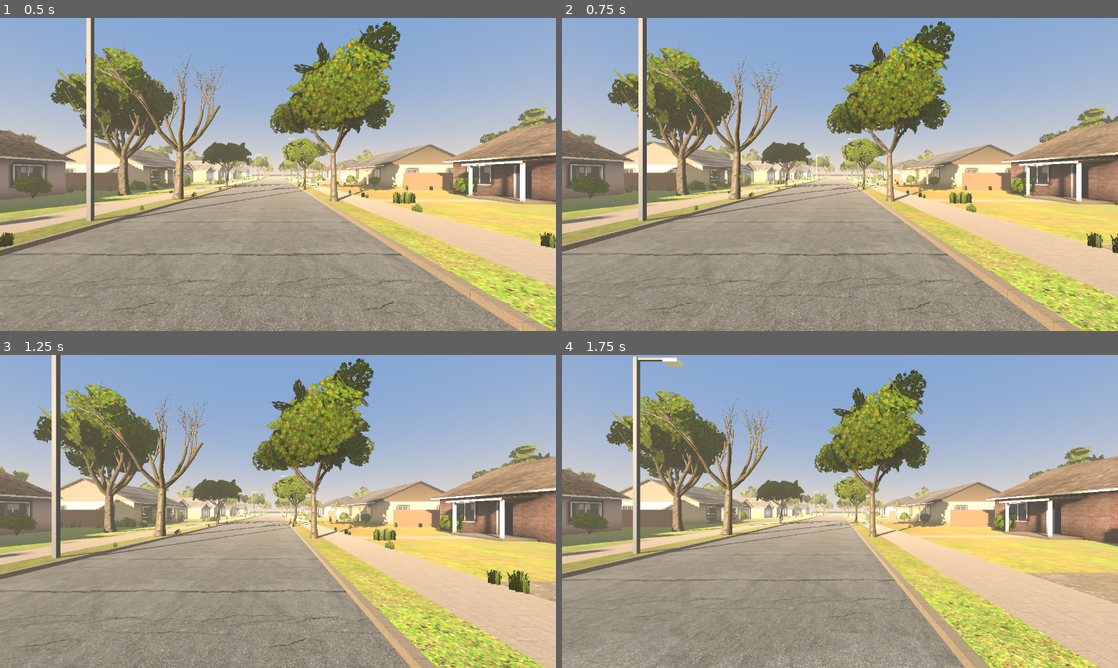
Above: before the commit, frames 1-4 (two rows, left to right).
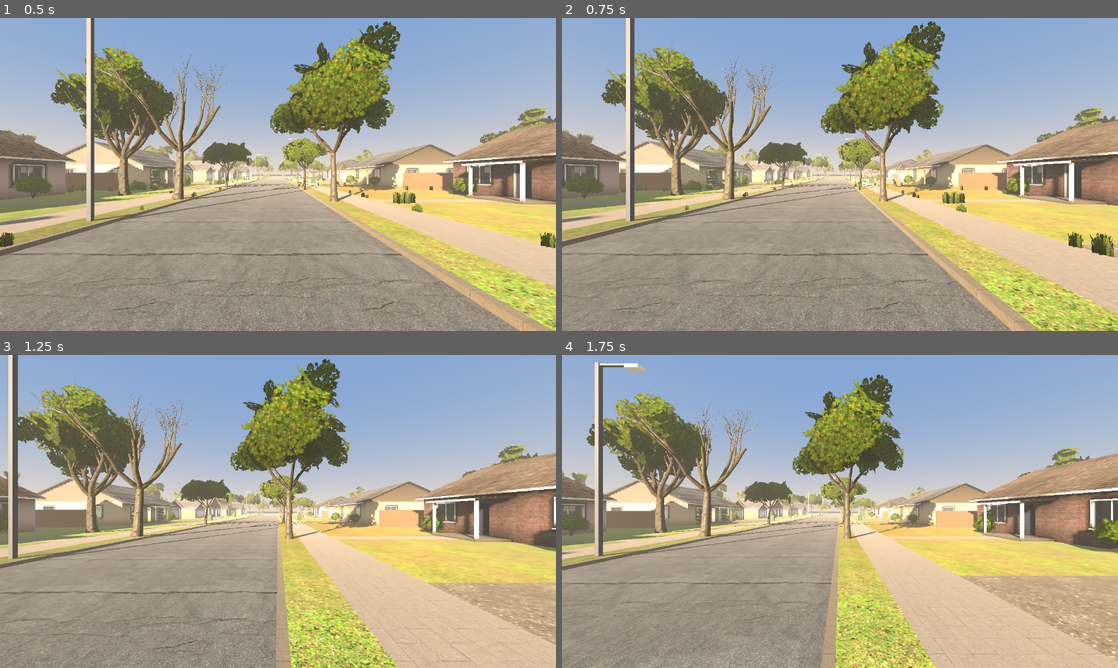
Above: after the commit, the same moments.

Repository: permabulk69420-pixel/godotzomboid
Game: Godot game, scene res://scenes/main.tscn
The game is run twice, just before and just after one commit, with the same random seed, the same clock (stepped at 60 frames per second) and the same inputs.
Inputs:
- Up to frame 1 (0.5 s): no input
- Up to frame 2 (0.75 s): tap Enter at 0.5 s; hold D from 0.53 s (still down); hold Shift from 0.53 s (still down)
- Up to frame 3 (1.25 s): keep holding D; keep holding Shift
- Up to frame 4 (1.75 s): release D at 1.28 s; release Shift at 1.28 s; hold S from 1.28 s (still down); tap Shift at 1.35 s

Frame 1 is identical in both runs. In frame 2, 26% of the frame differs, in the area x 0-100%, y 0-100%; in frame 3, 41%; in frame 4, 41%.

Commit message:
VR hands from Humansandbox; click the left stick to sprint
Co-Authored-By: Claude Opus 5.5 <noreply@anthropic.com>
Claude-Session: https://claude.ai/code/session_01VgohRGdXsw6SnL7XMTvQ3W

Diff:
--- /dev/null
+++ b/assets/hands/skin/source.json
@@ -0,0 +1,21 @@
+{
+  "base_repository": "https://github.com/makehumancommunity/makehuman",
+  "base_commit": "a8bc2d54ff0ac92e78ff71431b1023eda42bf482",
+  "skin_pack_url": "https://github.com/Makehuman-2/MH2_Asset_Repository_CCO/releases/download/CC0/mh_system_CC0.zip",
+  "skin_pack_entry": "skins/young_caucasian_male/young_lightskinned_male_diffuse.png",
+  "sha256": {
+    "source-base.obj": "8e761e6624b8f54536409135d1636da63b32486a90d4897f84e121d144f6fb4c",
+    "source-weights.json": "0f3641d651ae3d00ad6b4ccee43142edb109d3bd909d27d9e4139ef1beed8625",
+    "skin_diffuse.png": "862a26e335e958b70534cb5f0d7c47ef30ab148a56c42b3e9da969cf76f12963",
+    "mh_system_CC0.zip": "d38970b0a2a06dbcb2d3f55aa3d673c45bc88e7bd1f4afa0368a0782938d55bc"
+  },
+  "license": "CC0-1.0",
+  "source_copyright": [
+    "Data Collection AB (2020)",
+    "Joel Palmius",
+    "Jonas Hauquier"
+  ],
+  "maps": "Skin colour from the CC0 atlas. Roughness and fine normal detail are authored/baked for these hand UVs.",
+  "official_asset_catalog": "https://github.com/makehumancommunity/makehuman-static-website/blob/883f19ca188e1cb458f2907d6f0c81187b9cf7da/content/Assets/AssetPacks/makehuman_system_assets.md",
+  "pack_material_license_entry": "skins/young_caucasian_male/young_caucasian_male.mhmat"
+}
--- /dev/null
+++ b/scripts/hand_model.gd
@@ -0,0 +1,119 @@
+# Brought over from Kane's Humansandbox project.
+# One skinned hand (assets/hands/LeftHand.glb, RightHand.glb): its skeleton, the five authored poses (Open, Grip, Fist, Pinch, Point,
+# each a 1 second clip of the finger bones) and the grip socket bone that held things attach to. Poses are applied by writing
+# the bone rotations directly, so nothing is left to an AnimationPlayer to overwrite.
+class_name HandModel
+extends RefCounted
+
+const FINGERS := ["index", "middle", "ring", "pinky", "thumb"]
+const SKIN_DIRECTORY := "res://assets/hands/skin/"
+
+var handedness := "left"
+var side := "l"
+var root: Node3D
+var skeleton: Skeleton3D
+var mesh: MeshInstance3D
+var clips := {}              # clip name -> Animation
+var clip_tracks := {}        # clip name -> Array of [bone index, track index]
+var grip_bone := -1          # b_?_grip: where a held thing sits in the hand
+var finger_bones := {}       # finger -> Array of bone indices (the pinky has four, the rest three)
+
+
+static func create(p_handedness: String) -> HandModel:
+	var h := HandModel.new()
+	h.handedness = p_handedness
+	h.side = "l" if p_handedness == "left" else "r"
+	var packed := load("res://assets/hands/%sHand.glb" % p_handedness.capitalize()) as PackedScene
+	if packed == null:
+		return null
+	h.root = packed.instantiate()
+	h.skeleton = h.root.find_child("Skeleton3D", true, false)
+	for child in h.skeleton.get_children():
+		if child is MeshInstance3D:
+			h.mesh = child
+	var player: AnimationPlayer = h.root.find_child("AnimationPlayer", true, false)
+	for clip_name in player.get_animation_list():
+		var anim := player.get_animation(clip_name)
+		h.clips[String(clip_name)] = anim
+		var tracks := []
+		for t in anim.get_track_count():
+			if anim.track_get_type(t) != Animation.TYPE_ROTATION_3D:
+				continue
+			var bone := h.skeleton.find_bone(String(anim.track_get_path(t).get_concatenated_subnames()))
+			if bone >= 0:
+				tracks.append([bone, t])
+		h.clip_tracks[String(clip_name)] = tracks
+	player.free()
+	h.grip_bone = h.skeleton.find_bone("b_%s_grip" % h.side)
+	for finger in FINGERS:
+		var numbers := [0, 1, 2, 3] if finger == "pinky" else [1, 2, 3]
+		var list := []
+		for n in numbers:
+			var bone := h.skeleton.find_bone("b_%s_%s%d" % [h.side, finger, n])
+			if bone >= 0:
+				list.append(bone)
+		h.finger_bones[finger] = list
+	h._apply_skin()
+	h.set_pose("Open", 0.0)
+	return h
+
+
+# Anatomical CC0 skin is baked separately to each hand's original UV atlas.
+# Colours already contain skin tone; fine normals stay subtle at headset distance.
+func _apply_skin() -> void:
+	var material := StandardMaterial3D.new()
+	material.albedo_color = Color.WHITE
+	material.albedo_texture = load(SKIN_DIRECTORY + handedness + "_albedo.png")
+	material.roughness = 1.0
+	material.roughness_texture = load(SKIN_DIRECTORY + handedness + "_roughness.png")
+	material.roughness_texture_channel = BaseMaterial3D.TEXTURE_CHANNEL_RED
+	material.metallic_specular = 0.35
+	material.normal_enabled = true
+	material.normal_texture = load(SKIN_DIRECTORY + handedness + "_normal.png")
+	material.normal_scale = 0.3
+	material.texture_filter = BaseMaterial3D.TEXTURE_FILTER_LINEAR_WITH_MIPMAPS_ANISOTROPIC
+	material.texture_repeat = false
+	mesh.material_override = material
+	mesh.cast_shadow = GeometryInstance3D.SHADOW_CASTING_SETTING_OFF
+	mesh.extra_cull_margin = 1.0   # skinned bounds do not follow the pose
+
+
+# Apply one of the authored poses: the clip is read at `amount` seconds (0 = open, 1 = fully closed).
+func set_pose(clip_name: String, amount: float) -> void:
+	var anim: Animation = clips.get(clip_name)
+	if anim == null:
+		return
+	var time := clampf(amount, 0.0, anim.length)
+	for pair in clip_tracks[clip_name]:
+		skeleton.set_bone_pose_rotation(pair[0], anim.rotation_track_interpolate(pair[1], time))
+
+
+# Where a finger bone ends up at the end of a clip (the fully-open / gripped / fisted pose of that joint).
+func end_rotation(clip_name: String, bone: int) -> Quaternion:
+	var anim: Animation = clips[clip_name]
+	for pair in clip_tracks[clip_name]:
+		if pair[0] == bone:
+			return anim.rotation_track_interpolate(pair[1], anim.length).normalized()
+	return skeleton.get_bone_pose_rotation(bone)
+
+
+# A joint between its open pose and its gripped pose, then on to a fist: the asset's own mirrored rotation axes, including thumb
+# opposition and the pinky metacarpal, rather than aiming every finger at one point.
+func set_joint(bone: int, amount: float, open: Quaternion, grip: Quaternion, fist: Quaternion) -> void:
+	if amount <= 0.65:
+		skeleton.set_bone_pose_rotation(bone, open.slerp(grip, amount / 0.65))
+	else:
+		skeleton.set_bone_pose_rotation(bone, grip.slerp(fist, (amount - 0.65) / 0.35))
+
+
+# The tip of the index finger in the world: a little way on from the last joint, along the last bone.
+func index_tip() -> Vector3:
+	var bones: Array = finger_bones["index"]
+	var last: Vector3 = (skeleton.global_transform * skeleton.get_bone_global_pose(bones[bones.size() - 1])).origin
+	var before: Vector3 = (skeleton.global_transform * skeleton.get_bone_global_pose(bones[bones.size() - 2])).origin
+	return last + (last - before) * 0.9
+
+
+# The grip socket in the world.
+func socket_global() -> Transform3D:
+	return skeleton.global_transform * skeleton.get_bone_global_pose(grip_bone)
--- a/scripts/main.gd
+++ b/scripts/main.gd
@@ -1,11 +1,13 @@
 # The test street: you stand at one end of a generated suburban street at golden hour and can walk around it, and into any house.
-# In a headset (OpenXR, Quest) the left stick walks and the right stick turns; click both sticks to show the performance overlay.
-# On a flat screen the camera stands where you would: WASD walks, Q/E or the arrow keys turn.
+# In a headset (OpenXR, Quest) you have hands on the controllers; the left stick walks (click it in to sprint, until you let the stick
+# go) and the right stick turns; click both sticks to show the performance overlay.
+# On a flat screen the camera stands where you would: WASD walks (Shift sprints), Q/E or the arrow keys turn.
 extends Node3D
 
 const REFRESH_RATE := 72.0          # SpaceWarp needs a display rate it can evenly halve (72 Hz display / 36 fps render)
 const RENDER_SCALE := 1.5           # headset render resolution as a multiple of the Quest's recommended size, per eye
 const MOVE_SPEED := 1.6             # m/s walking
+const SPRINT_SPEED := 3.6           # m/s sprinting
 const TURN_SPEED := deg_to_rad(110.0)
 const STICK_DEADZONE := 0.2
 const BODY_RADIUS := 0.28           # your body, for bumping into houses, fences and bins
@@ -29,6 +31,10 @@
 var overlay: Label3D
 var overlay_timer := 0.0
 var overlay_combo_held := false
+var hands: VrHands
+var sprinting := false
+var sprint_click_held := false
+var sprint_moved := false
 var environment: Environment
 var indoors := false
 
@@ -61,6 +67,8 @@
 	camera.far = 400.0
 	camera.current = true
 	rig.add_child(camera)
+	if vr:
+		hands = VrHands.new({"left": left_controller, "right": right_controller})
 	overlay = _make_overlay()
 	overlay.visible = false
 	camera.add_child(overlay)
@@ -101,10 +109,22 @@
 		overlay_combo_held = both_sticks_clicked
 		move = stick_value(left_controller.get_vector2("primary"))
 		turn = stick_value(right_controller.get_vector2("primary")).x
+		# sprint: click the left stick in; it lasts until you let the stick go back to the middle
+		var clicked := left_controller.is_button_pressed("primary_click")
+		if clicked and not sprint_click_held and not both_sticks_clicked:
+			sprinting = true
+			sprint_moved = false
+		sprint_click_held = clicked
+		if move.length() > 0.3:
+			sprint_moved = true
+		elif move.length() < 0.1 and sprint_moved:
+			sprinting = false                 # the stick came back to the middle after running
+		hands.update(dt)
 	else:
 		move = Vector2(float(Input.is_key_pressed(KEY_D)) - float(Input.is_key_pressed(KEY_A)),
 			float(Input.is_key_pressed(KEY_W)) - float(Input.is_key_pressed(KEY_S)))
 		turn = float(Input.is_key_pressed(KEY_E) or Input.is_key_pressed(KEY_RIGHT)) - float(Input.is_key_pressed(KEY_Q) or Input.is_key_pressed(KEY_LEFT))
+		sprinting = Input.is_key_pressed(KEY_SHIFT)
 	locomote(move, turn, dt)
 	var fog_target := 0.0 if indoors else FOG_OUTSIDE
 	environment.fog_density = move_toward(environment.fog_density, fog_target, FOG_OUTSIDE * dt * 1.5)
@@ -137,7 +157,7 @@
 		var right := camera.global_basis.x
 		right.y = 0.0
 		var heading := (forward.normalized() * move.y + right.normalized() * move.x) if forward.length() > 0.01 else Vector3.ZERO
-		rig.global_position += _slide(heading * MOVE_SPEED * dt)
+		rig.global_position += _slide(heading * (SPRINT_SPEED if sprinting else MOVE_SPEED) * dt)
 	_follow_ground(dt)
 
 
--- /dev/null
+++ b/scripts/vr_hands.gd
@@ -0,0 +1,66 @@
+# The VR hands (brought over from Kane's Humansandbox project): a skinned hand model on each controller, posed from how far the
+# trigger and grip are squeezed. Grip curls the hand, trigger pinches, both make a fist.
+class_name VrHands
+extends RefCounted
+
+const GRIP_ROTATION := {"left": PI / 2.0, "right": -PI / 2.0}   # the hand meshes are authored with fingers along -Z and palms along -Y
+const HAND_PITCH := deg_to_rad(-45.0)                             # the hand is lowered this much (about the controller's X axis), so a level grip takes a level wrist
+const DEADZONE := 0.08
+
+
+class HandState:
+	var handedness := ""
+	var controller: XRController3D
+	var anchor: Node3D              # the hand model's own offset on the controller
+	var model: HandModel
+	var pointing := false           # the hand points instead of following the trigger and grip
+
+	func squeeze() -> float:
+		return controller.get_float("grip")
+
+	func trigger() -> float:
+		return controller.get_float("trigger")
+
+
+var states: Array[HandState] = []
+
+
+# Puts a hand on each controller that exists (controllers: { "left": node, "right": node }).
+func _init(controllers: Dictionary) -> void:
+	for handedness in ["left", "right"]:
+		var controller: XRController3D = controllers.get(handedness)
+		if controller == null:
+			continue
+		var model := HandModel.create(handedness)
+		if model == null:
+			push_warning("VrHands: no hand model for " + handedness)
+			continue
+		var s := HandState.new()
+		s.handedness = handedness
+		s.controller = controller
+		s.model = model
+		s.anchor = Node3D.new()
+		s.anchor.name = "%s-hand" % handedness
+		s.anchor.basis = Basis(Vector3.RIGHT, HAND_PITCH) * Basis(Vector3.BACK, GRIP_ROTATION[handedness])
+		# The controller's grip pose is where a held thing sits in the palm: put the hand model's own grip socket there (the mesh origin
+		# is at the wrist, about 7 cm behind it).
+		s.anchor.position = -(s.anchor.basis * model.skeleton.get_bone_global_rest(model.grip_bone).origin)
+		s.anchor.add_child(model.root)
+		controller.add_child(s.anchor)
+		states.append(s)
+
+
+func update(_dt: float) -> void:
+	for s in states:
+		var trigger := s.trigger()
+		var squeeze := s.squeeze()
+		if s.pointing:
+			s.model.set_pose("Point", 1.0)
+		elif squeeze > DEADZONE and trigger > DEADZONE:
+			s.model.set_pose("Fist", maxf(trigger, squeeze))
+		elif squeeze > DEADZONE:
+			s.model.set_pose("Grip", squeeze)
+		elif trigger > DEADZONE:
+			s.model.set_pose("Pinch", trigger)
+		else:
+			s.model.set_pose("Open", 0.0)
--- /dev/null
+++ b/tests/hands.gd
@@ -0,0 +1,30 @@
+# Loads both VR hands on stand-in controllers (no headset needed) and poses them, to catch a broken hand model or script.
+# Run with  godot --headless -s res://tests/hands.gd
+extends SceneTree
+
+var failures := 0
+
+
+func _initialize() -> void:
+	var left := XRController3D.new()
+	var right := XRController3D.new()
+	root.add_child(left)
+	root.add_child(right)
+	var hands := VrHands.new({"left": left, "right": right})
+	check(hands.states.size() == 2, "both hands loaded (%d)" % hands.states.size())
+	for s in hands.states:
+		check(s.model.grip_bone >= 0, "%s hand has its grip bone" % s.handedness)
+		check(s.model.clips.has("Grip") and s.model.clips.has("Fist") and s.model.clips.has("Open"), "%s hand has its poses" % s.handedness)
+		check(s.anchor.get_parent() == s.controller, "%s hand is on its controller" % s.handedness)
+		for finger in HandModel.FINGERS:
+			check(not s.model.finger_bones[finger].is_empty(), "%s hand has %s bones" % [s.handedness, finger])
+	hands.update(0.016)
+	if failures == 0:
+		print("hands: all good")
+	quit(1 if failures > 0 else 0)
+
+
+func check(ok: bool, what: String) -> void:
+	if not ok:
+		failures += 1
+		printerr("FAIL: ", what)
Binary file added: assets/hands/LeftHand.glb
Not shown, added: assets/hands/LeftHand.glb.import
Binary file added: assets/hands/RightHand.glb
Not shown, added: assets/hands/RightHand.glb.import
Not shown, added: assets/hands/skin/LICENSE-CC0.txt
Binary file added: assets/hands/skin/left_albedo.png
Not shown, added: assets/hands/skin/left_albedo.png.import
Binary file added: assets/hands/skin/left_normal.png
Not shown, added: assets/hands/skin/left_normal.png.import
Binary file added: assets/hands/skin/left_roughness.png
Not shown, added: assets/hands/skin/left_roughness.png.import
Binary file added: assets/hands/skin/right_albedo.png
(and 8 more such lines)
